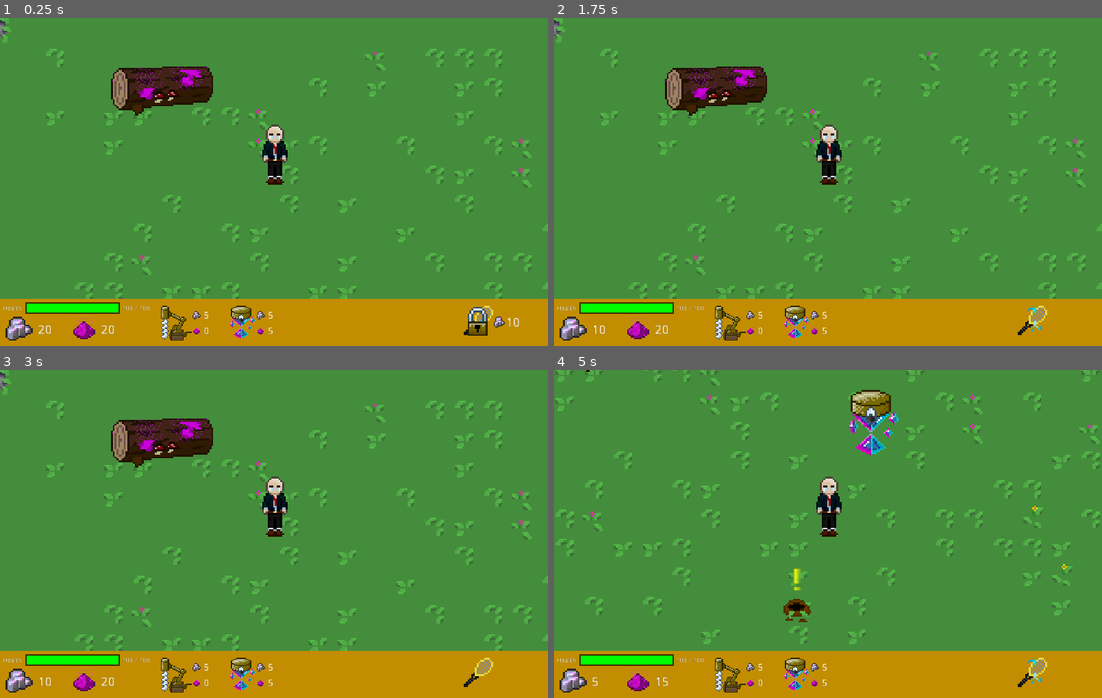
Above: before the commit, frames 1-4 (two rows, left to right).
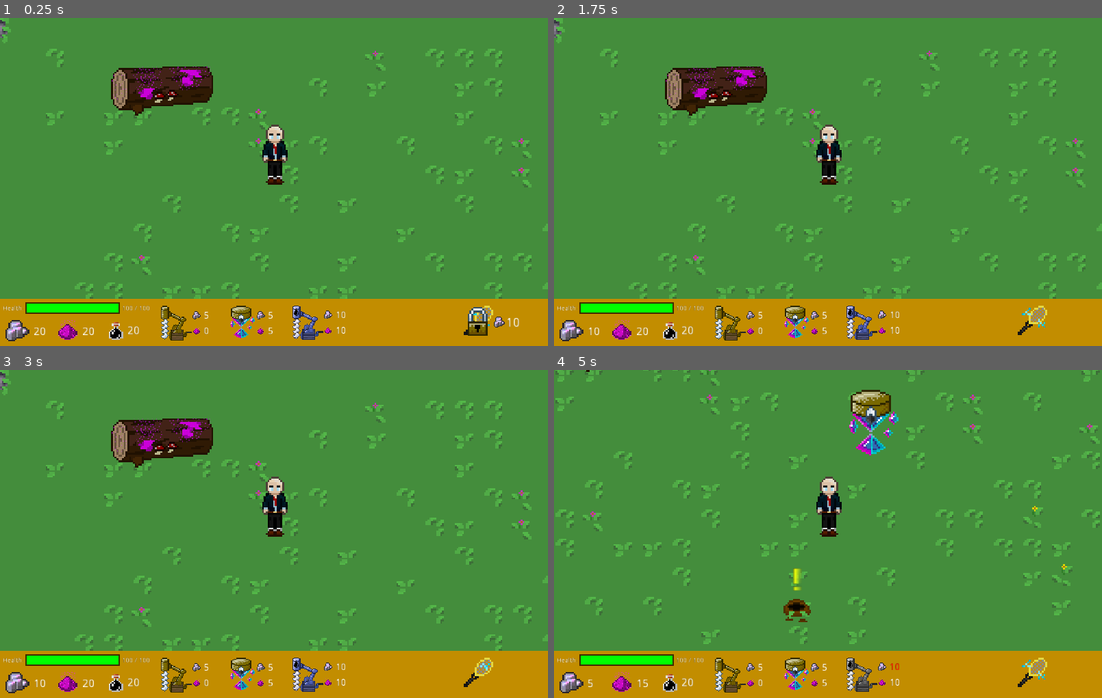
Above: after the commit, the same moments.

Repository: rakthalekk/CSC281-Project
Game: Godot game, scene res://src/Main.tscn
Two runs of this game, one before a commit and one after it. Both use one fixed random seed, a clock stepped at 60 frames per second and the inputs below.
Inputs (mouse positions are in pixels of both pictures, inside the frame that each line leads up to):
- Up to frame 1 (0.25 s): no input
- Up to frame 2 (1.75 s): click (1030, 323) at 0.5 s; click (860, 323) at 1.27 s
- Up to frame 3 (3 s): click (175, 675) at 2 s; click (241, 675) at 2.75 s
- Up to frame 4 (5 s): tap Enter at 3.5 s; move the mouse to (948, 517) at 3.52 s; press the mouse at (948, 517) at 3.53 s; hold D (right) 3.53-4.28 s; move the mouse to (718, 550) at 4.27 s; release the mouse at (718, 550) at 4.28 s; hold S (down) from 4.28 s (still down); tap E (interact_key) at 4.35 s

The runs differ from the first frame. In frame 1, 1.0% of the frame differs, in the area x 1-90%, y 87-99%; in frame 2, 1.1%; in frame 3, 1.0%; in frame 4, 1.1%.

Commit message:
Implemented Dragon Oil and the Dragon Oil Rig

Diff:
--- /dev/null
+++ b/281-Project/src/DragonOil.gd
@@ -0,0 +1,8 @@
+extends Area2D
+
+# This is the value for how much unobtainium is in a stack
+var count : int = 1
+
+func _on_DragonOil_body_entered(body):
+	queue_free() #this deletes the entity when it is collected
+	body.dragonOilCount += count
--- /dev/null
+++ b/281-Project/src/DragonOil.tscn
@@ -0,0 +1,22 @@
+[gd_scene load_steps=4 format=2]
+
+[ext_resource path="res://src/DragonOil.gd" type="Script" id=1]
+[ext_resource path="res://assets/Resources/Dragon Oil.png" type="Texture" id=2]
+
+[sub_resource type="RectangleShape2D" id=1]
+extents = Vector2( 28.5, 28.5 )
+
+[node name="DragonOil" type="Area2D"]
+collision_layer = 8
+script = ExtResource( 1 )
+
+[node name="DragonOil" type="Sprite" parent="."]
+position = Vector2( 2, -6 )
+scale = Vector2( 0.23, 0.23 )
+texture = ExtResource( 2 )
+
+[node name="CollisionShape2D" type="CollisionShape2D" parent="."]
+position = Vector2( 3.5, -4.5 )
+shape = SubResource( 1 )
+
+[connection signal="body_entered" from="." to="." method="_on_DragonOil_body_entered"]
--- a/281-Project/src/Drill.gd
+++ b/281-Project/src/Drill.gd
@@ -1,11 +1,18 @@
 extends Structure
+
+# Unobtainium Drill Variables
+var unobtainiumReward = 1 #The unobtainium produced
+const MAXCOUNT = 5 # Max unobtainium that can be at a miner before it will stop producing more
+var drillCooldownTime = 5 #Time in seconds it takes to mine an unobtainium ore
 
 const UNOBTAINIUM = preload("res://src/Unobtainium.tscn")
 
 #Instance will be used if the unobtainium is not spawned
 var inst = null
-# Max unobtainium that can be at a miner before it will stop producing more
-const MAXCOUNT = 5
+
+func _ready():
+	$"Timer".wait_time = drillCooldownTime;
+
 
 func _on_Timer_timeout():
 	#print("TIMER AT 0")
@@ -15,7 +22,7 @@
 		inst.position = Vector2(0, 64) #This is position relative to the center of the drill
 	else: # Add unobtainium to the instance if not beyond max count
 		if(inst.count < MAXCOUNT):
-			inst.count += 1
+			inst.count += unobtainiumReward
 		#print("Count is: " + str(inst.count) + " for miner at: " + str(get_position()))
 
 
--- a/281-Project/src/Fairy Dust Tree.gd
+++ b/281-Project/src/Fairy Dust Tree.gd
@@ -1,4 +1,8 @@
 extends StaticBody2D
+
+# Fairy Log Variables
+var logCooldown = [1,5] #[min time, max time] time in seconds
+var fairyDustReward = 1 #Amount of fairy dust collected from logs
 
 var spawnedTexture = load("res://assets/Map Elements/fairylogColored.png")
 var cooldownTexture = load("res://assets/Map Elements/fairylog.png")
@@ -22,10 +26,11 @@
 	parent.update_log_navigation(global_position)
 
 func harvested(body):
+	body.fairyDustCount += fairyDustReward
 	canHarvest = false
 	body.harvest_fairy_dust = false
 	sprite.texture = cooldownTexture
-	var waitTime = rng.randi_range(Global.logCooldown[0],Global.logCooldown[1])
+	var waitTime = rng.randi_range(logCooldown[0],logCooldown[1])
 	respawnTimer.wait_time = waitTime
 	respawnTimer.start()
 
--- a/281-Project/src/Global.gd
+++ b/281-Project/src/Global.gd
@@ -2,14 +2,12 @@
 
 var selected_item = null
 
-#HUD Item Costs [unobtainium cost, fairy dust cost]
-var fairySwatterCost = [10,0]
-var unobtainiumDrillCost = [5,0]
-var magicTurretCost = [5,5]
+#HUD Item Costs [unobtainium cost, fairy dust cost, dragon oil?]
+var fairySwatterCost = [10,0,0]
+var unobtainiumDrillCost = [5,0,0]
+var magicTurretCost = [5,5,0]
+var oilRigCost = [10,10,0]
 
-# Fairy Log Variables
-var logCooldown = [1,5] #[min time, max time] time in seconds
-var fairyDustReward = 1 #Amount of fairy dust collected from logs
 
 func reset_level():
 	get_tree().change_scene("res://src/Main.tscn")
--- a/281-Project/src/HUD.gd
+++ b/281-Project/src/HUD.gd
@@ -2,8 +2,10 @@
 
 const DRILL_IMG = preload("res://assets/Resources/drillcursor.png")
 const TURRET_IMG = preload("res://assets/Resources/turretcursor.png")
+const OILRIG_IMG = preload("res://assets/Resources/oilrigcursor.png")
 const ORE_IMG = preload("res://assets/Resources/ore.png")
 const DUST_IMG = preload("res://assets/Resources/Fairy Dust.png")
+const OIL_IMG = preload("res://assets/Resources/Dragon Oil.png")
 
 # Signal transmitted when the user unlocks the fairy swatter
 signal unlocked_fairy_swatter
@@ -13,6 +15,7 @@
 # Stored player stats
 var hudUnobtainiumCount = 0
 var hudFairyDustCount = 0
+var hudDragonOilCount = 0
 
 # Misc Constants for HUD
 onready var cooldownDisplay = $"Interact Display/Cooldown Display"
@@ -24,7 +27,7 @@
 onready var fairySwatterUCost = $"Fairy Swatter/Cost Object/Cost Number"
 onready var drillItem = $"Drill Item"
 onready var turretItem = $"Turret Item"
-
+onready var oilRigItem = $"Oil Rig Item"
 
 func _ready():
 	# Set price text box of fairy swatter
@@ -49,6 +52,9 @@
 
 	$"Fairy Dust Display/Number".set_text(str(player.fairyDustCount))
 	hudFairyDustCount = player.fairyDustCount
+
+	$"Dragon Oil Display/Number".set_text(str(player.dragonOilCount))
+	hudDragonOilCount = player.dragonOilCount
 
 	invalidPrices()
 
@@ -70,26 +76,38 @@
 
 	cantAfford(drillItem,Global.unobtainiumDrillCost,"res://assets/Structures/drillupscaled.png","res://assets/Structures/drillupscaled grayscale.png")
 	cantAfford(turretItem,Global.magicTurretCost,"res://assets/Structures/turret.png","res://assets/Structures/turret grayscale.png")
+	cantAfford(oilRigItem,Global.oilRigCost,"res://assets/Structures/dragon oil rig.png", "res://assets/Structures/dragon oil rig grayscale.png")
 
 
 func cantAfford(parentItem, globalCost, normalTexture, lockedTexture):
-	if(hudUnobtainiumCount < globalCost[0] || hudFairyDustCount < globalCost[1]):
+	var amounts = [hudUnobtainiumCount, hudFairyDustCount, hudDragonOilCount]
+	var resourceCount = 0
+	var hasResourceCount = 0
+	for node in parentItem.get_children():
+		var index = -1
+		resourceCount += 1
+		match node.name: # Get the index of the global array for each resource
+			"Unobtainium Cost":
+				index = 0
+			"Fairy Dust Cost":
+				index = 1
+			"Dragon Oil Cost":
+				index = 2
+			_:
+				resourceCount -= 1 #remove one since checked node isn't a resource label
+				print("Not a resource node: " + str(node.name))
+				continue
+		if(amounts[index] < globalCost[index]):
+			setText(node.get_node("Cost Number"), Color(1,0,0,1), str(globalCost[index]))
+		else:
+			setText(node.get_node("Cost Number"), Color(1,1,1,1), str(globalCost[index]))
+			hasResourceCount += 1
+	if(hasResourceCount == resourceCount):
+		parentItem.disabled = false
+		parentItem.texture_normal = load(normalTexture)
+	else:
 		parentItem.disabled = true
 		parentItem.texture_normal = load(lockedTexture)
-		if(hudUnobtainiumCount < globalCost[0]):
-			setText(parentItem.get_node("Unobtainium Cost").get_node("Cost Number"), Color(1,0,0,1), str(globalCost[0]))
-		else:
-			setText(parentItem.get_node("Unobtainium Cost").get_node("Cost Number"), Color(1,1,1,1), str(globalCost[0]))
-
-		if(hudFairyDustCount < globalCost[1]):
-			setText(parentItem.get_node("Fairy Dust Cost").get_node("Cost Number"), Color(1,0,0,1), str(globalCost[1]))
-		else:
-			setText(parentItem.get_node("Fairy Dust Cost").get_node("Cost Number"), Color(1,1,1,1), str(globalCost[1]))
-	else:
-		parentItem.disabled = false
-		parentItem.texture_normal = load(normalTexture)
-		setText(parentItem.get_node("Unobtainium Cost").get_node("Cost Number"), Color(1,1,1,1), str(globalCost[0]))
-		setText(parentItem.get_node("Fairy Dust Cost").get_node("Cost Number"), Color(1,1,1,1), str(globalCost[1]))
 
 
 func setText(node, color, text):
@@ -137,7 +155,7 @@
 		fairySwatterLock.visible = false
 		fairySwatterCostObj.visible = false
 		emit_signal("unlocked_fairy_swatter")
-		emit_signal("just_purchased", hudUnobtainiumCount, hudFairyDustCount);
+		emit_signal("just_purchased", hudUnobtainiumCount, hudFairyDustCount, hudDragonOilCount);
 
 
 func _on_Player_is_interacting(player):
@@ -158,13 +176,31 @@
 		if Global.selected_item == "drill":
 			hudUnobtainiumCount -= Global.unobtainiumDrillCost[0]
 			hudFairyDustCount -= Global.unobtainiumDrillCost[1]
-			if(hudUnobtainiumCount < Global.unobtainiumDrillCost[0] || hudFairyDustCount < Global.unobtainiumDrillCost[1]):
+			hudDragonOilCount -= Global.unobtainiumDrillCost[2]
+			if(hudUnobtainiumCount < Global.unobtainiumDrillCost[0] || hudFairyDustCount < Global.unobtainiumDrillCost[1] || hudDragonOilCount < Global.unobtainiumDrillCost[2]):
 				Global.selected_item = null
 				Input.set_custom_mouse_cursor(null)
 		elif Global.selected_item == "turret":
 			hudUnobtainiumCount -= Global.magicTurretCost[0]
 			hudFairyDustCount -= Global.magicTurretCost[1]
-			if(hudUnobtainiumCount < Global.magicTurretCost[0] || hudFairyDustCount < Global.magicTurretCost[1]):
+			hudDragonOilCount -= Global.magicTurretCost[2]
+			if(hudUnobtainiumCount < Global.magicTurretCost[0] || hudFairyDustCount < Global.magicTurretCost[1] || hudDragonOilCount < Global.magicTurretCost[2]):
 				Global.selected_item = null
 				Input.set_custom_mouse_cursor(null)
-		emit_signal("just_purchased", hudUnobtainiumCount, hudFairyDustCount);
+		elif Global.selected_item == "oilrig":
+			hudUnobtainiumCount -= Global.oilRigCost[0]
+			hudFairyDustCount -= Global.oilRigCost[1]
+			hudDragonOilCount -= Global.oilRigCost[2]
+			if(hudUnobtainiumCount < Global.oilRigCost[0] || hudFairyDustCount < Global.oilRigCost[1] || hudDragonOilCount < Global.oilRigCost[2]):
+				Global.selected_item = null
+				Input.set_custom_mouse_cursor(null)
+		emit_signal("just_purchased", hudUnobtainiumCount, hudFairyDustCount, hudDragonOilCount);
+
+
+func _on_Oil_Rig_Item_toggled(button_pressed):
+	if Global.selected_item != "oilrig":
+		Input.set_custom_mouse_cursor(OILRIG_IMG)
+		Global.selected_item = "oilrig"
+	else:
+		Input.set_custom_mouse_cursor(null)
+		Global.selected_item = null
--- a/281-Project/src/HUD.tscn
+++ b/281-Project/src/HUD.tscn
@@ -1,12 +1,14 @@
-[gd_scene load_steps=17 format=2]
+[gd_scene load_steps=19 format=2]
 
 [ext_resource path="res://assets/Structures/turret.png" type="Texture" id=1]
 [ext_resource path="res://assets/Resources/ore.png" type="Texture" id=2]
+[ext_resource path="res://assets/Resources/Dragon Oil.png" type="Texture" id=3]
 [ext_resource path="res://assets/Resources/Fairy Dust.png" type="Texture" id=4]
 [ext_resource path="res://assets/Structures/drillupscaled.png" type="Texture" id=5]
 [ext_resource path="res://assets/Resources/fairyswatter.png" type="Texture" id=6]
 [ext_resource path="res://src/HUD.gd" type="Script" id=7]
 [ext_resource path="res://assets/Resources/lockred.png" type="Texture" id=8]
+[ext_resource path="res://assets/Structures/dragon oil rig.png" type="Texture" id=9]
 
 [sub_resource type="AtlasTexture" id=1]
 atlas = ExtResource( 6 )
@@ -65,6 +67,9 @@
 rect_scale = Vector2( 0.5, 0.5 )
 toggle_mode = true
 texture_normal = ExtResource( 5 )
+__meta__ = {
+"_edit_use_anchors_": false
+}
 
 [node name="Unobtainium Cost" type="TextureRect" parent="Drill Item"]
 margin_left = 137.143
@@ -119,6 +124,9 @@
 rect_scale = Vector2( 0.5, 0.5 )
 toggle_mode = true
 texture_normal = ExtResource( 1 )
+__meta__ = {
+"_edit_use_anchors_": false
+}
 
 [node name="Unobtainium Cost" type="TextureRect" parent="Turret Item"]
 margin_left = 114.286
@@ -151,8 +159,68 @@
 rect_scale = Vector2( 0.6, 0.6 )
 texture = ExtResource( 4 )
 expand = true
+__meta__ = {
+"_edit_use_anchors_": false
+}
 
 [node name="Cost Number" type="RichTextLabel" parent="Turret Item/Fairy Dust Cost"]
+margin_left = 85.0
+margin_right = 149.0
+margin_bottom = 12.0
+rect_scale = Vector2( 5, 5 )
+text = "###"
+scroll_active = false
+__meta__ = {
+"_edit_use_anchors_": false
+}
+
+[node name="Oil Rig Item" type="TextureButton" parent="."]
+margin_left = 640.0
+margin_top = 631.0
+margin_right = 776.0
+margin_bottom = 783.0
+rect_scale = Vector2( 0.5, 0.5 )
+toggle_mode = true
+texture_normal = ExtResource( 9 )
+__meta__ = {
+"_edit_use_anchors_": false
+}
+
+[node name="Unobtainium Cost" type="TextureRect" parent="Oil Rig Item"]
+margin_left = 137.143
+margin_top = 22.8571
+margin_right = 201.143
+margin_bottom = 86.8571
+rect_scale = Vector2( 0.6, 0.6 )
+texture = ExtResource( 2 )
+__meta__ = {
+"_edit_use_anchors_": false
+}
+
+[node name="Cost Number" type="RichTextLabel" parent="Oil Rig Item/Unobtainium Cost"]
+margin_left = 85.0
+margin_right = 149.0
+margin_bottom = 12.0
+rect_scale = Vector2( 5, 5 )
+text = "###"
+scroll_active = false
+__meta__ = {
+"_edit_use_anchors_": false
+}
+
+[node name="Fairy Dust Cost" type="TextureRect" parent="Oil Rig Item"]
+margin_left = 137.143
+margin_top = 91.4286
+margin_right = 201.143
+margin_bottom = 155.429
+rect_scale = Vector2( 0.6, 0.6 )
+texture = ExtResource( 4 )
+expand = true
+__meta__ = {
+"_edit_use_anchors_": false
+}
+
+[node name="Cost Number" type="RichTextLabel" parent="Oil Rig Item/Fairy Dust Cost"]
 margin_left = 85.0
 margin_right = 149.0
 margin_bottom = 12.0
@@ -200,12 +268,15 @@
 
 [node name="Unobtainium Display" type="TextureRect" parent="."]
 margin_left = 8.0
-margin_top = 656.0
+margin_top = 663.0
 margin_right = 328.0
-margin_bottom = 936.0
-rect_scale = Vector2( 0.2, 0.2 )
-texture = ExtResource( 2 )
-expand = true
+margin_bottom = 943.0
+rect_scale = Vector2( 0.175, 0.175 )
+texture = ExtResource( 2 )
+expand = true
+__meta__ = {
+"_edit_use_anchors_": false
+}
 
 [node name="Number" type="RichTextLabel" parent="Unobtainium Display"]
 margin_left = 370.0
@@ -217,13 +288,16 @@
 scroll_active = false
 
 [node name="Fairy Dust Display" type="TextureRect" parent="."]
-margin_left = 152.0
-margin_top = 656.0
-margin_right = 472.0
-margin_bottom = 936.0
-rect_scale = Vector2( 0.2, 0.2 )
+margin_left = 120.0
+margin_top = 663.0
+margin_right = 440.0
+margin_bottom = 943.0
+rect_scale = Vector2( 0.175, 0.175 )
 texture = ExtResource( 4 )
 expand = true
+__meta__ = {
+"_edit_use_anchors_": false
+}
 
 [node name="Number" type="RichTextLabel" parent="Fairy Dust Display"]
 margin_left = 340.0
@@ -233,6 +307,30 @@
 rect_scale = Vector2( 10, 10 )
 text = "###"
 scroll_active = false
+
+[node name="Dragon Oil Display" type="TextureRect" parent="."]
+margin_left = 224.0
+margin_top = 661.0
+margin_right = 544.0
+margin_bottom = 941.0
+rect_scale = Vector2( 0.175, 0.175 )
+texture = ExtResource( 3 )
+expand = true
+__meta__ = {
+"_edit_use_anchors_": false
+}
+
+[node name="Number" type="RichTextLabel" parent="Dragon Oil Display"]
+margin_left = 308.571
+margin_top = 79.9995
+margin_right = 372.571
+margin_bottom = 91.9995
+rect_scale = Vector2( 10, 10 )
+text = "###"
+scroll_active = false
+__meta__ = {
+"_edit_use_anchors_": false
+}
 
 [node name="Interact Display" type="TextureRect" parent="."]
 anchor_left = 0.5
@@ -270,7 +368,6 @@
 [node name="Fairy Swatter" type="AnimatedSprite" parent="."]
 position = Vector2( 1048, 664 )
 frames = SubResource( 9 )
-frame = 4
 playing = true
 
 [node name="Fairy Swatter Lock" type="TextureButton" parent="Fairy Swatter"]
@@ -304,4 +401,5 @@
 
 [connection signal="toggled" from="Drill Item" to="." method="_on_Drill_Item_toggled"]
 [connection signal="toggled" from="Turret Item" to="." method="_on_Turret_Item_toggled"]
+[connection signal="toggled" from="Oil Rig Item" to="." method="_on_Oil_Rig_Item_toggled"]
 [connection signal="pressed" from="Fairy Swatter/Fairy Swatter Lock" to="." method="_on_Fairy_Swatter_Lock_pressed"]
--- a/281-Project/src/Main.gd
+++ b/281-Project/src/Main.gd
@@ -1,9 +1,15 @@
 extends Node2D
 
-const BULLET = preload("res://src/Bolt.tscn")
+# Structure References
 const DRILL = preload("res://src/Drill.tscn")
 const TURRET = preload("res://src/Turret.tscn")
+const OILRIG = preload("res://src/OilRig.tscn")
+
+# Enemy References
 const BUNNY = preload("res://src/Wonderbunny.tscn")
+
+# Misc References
+const BULLET = preload("res://src/Bolt.tscn")
 
 #signal update_resource_counts
 
@@ -45,7 +51,8 @@
 		var mouse_tile_pos = tilemap.map_to_world(tilemap.world_to_map(get_global_mouse_position()))
 		tile_highlight.rect_global_position = mouse_tile_pos
 
-		if Global.selected_item == "drill" && get_stone_tile_count(mouse_tile_pos) < 3:
+		## CHANGE OIL RIG WHEN OIL TILES ARE IMPLEMENTED
+		if (Global.selected_item == "drill" || Global.selected_item == "oilrig") && get_stone_tile_count(mouse_tile_pos) < 3:
 			tile_highlight.color = Color(1, 0, 0, 0.2)
 			valid_place = false
 		elif !check_no_nav_tiles(mouse_tile_pos):
@@ -94,7 +101,6 @@
 	structure_manager.add_child(inst)
 	inst.position = pos
 	structures.append(inst)
-	#emit_signal("update_resource_counts")
 
 
 func create_turret(pos: Vector2):
@@ -105,7 +111,15 @@
 	inst.position = pos
 	structures.append(inst)
 	inst.connect("make_bullet", self, "_on_make_bullet")
-	##emit_signal("update_resource_counts")
+
+# Create an oil rig at the location
+func create_oilrig(pos: Vector2):
+	update_tile_navigation(pos, true)
+
+	var inst = OILRIG.instance()
+	structure_manager.add_child(inst)
+	inst.position = pos
+	structures.append(inst)
 
 
 func update_tile_navigation(pos: Vector2, disable_nav: bool):
@@ -150,10 +164,15 @@
 			if pos.distance_to(s.position) <= 100:
 				return;
 
-		if Global.selected_item == "drill":
-			create_drill(pos)
-		elif Global.selected_item == "turret":
-			create_turret(pos)
+		match Global.selected_item:
+			"drill":
+				create_drill(pos)
+			"turret":
+				create_turret(pos)
+			"oilrig":
+				create_oilrig(pos)
+			_:
+				print("Invalid structure being placed: " + str(Global.selected_item))
 
 
 func _on_EnemyPathingTimer_timeout():
--- /dev/null
+++ b/281-Project/src/OilRig.gd
@@ -0,0 +1,30 @@
+extends Structure
+
+# Dragon Oil Rig Variables
+var dragonOilReward = 1 #The dragon oil produced
+const MAXCOUNT = 5 # Max dragon oil that can be at a miner before it will stop producing more
+var oilRigCooldownTime = 1 #Time in seconds it takes to mine an dragon oil
+
+const DRAGONOIL = preload("res://src/DragonOil.tscn")
+
+#Instance will be used if the dragon oil is not spawned
+var inst = null
+
+func _ready():
+	$"Timer".wait_time = oilRigCooldownTime;
+
+
+func _on_Timer_timeout():
+	#print("TIMER AT 0")
+	if(!is_instance_valid(inst)): # Check for if the dragon oil is gone/collected
+		inst = DRAGONOIL.instance()
+		add_child(inst)
+		inst.position = Vector2(0, 64) #This is position relative to the center of the oil rig
+	else: # Add dragon oil to the instance if not beyond max count
+		if(inst.count < MAXCOUNT):
+			inst.count += dragonOilReward
+		#print("Count is: " + str(inst.count) + " for miner at: " + str(get_position()))
+
+
+func _on_InvincibilityTimer_timeout():
+	end_invulnerability()
--- /dev/null
+++ b/281-Project/src/OilRig.tscn
@@ -0,0 +1,104 @@
+[gd_scene load_steps=8 format=2]
+
+[ext_resource path="res://src/OilRig.gd" type="Script" id=1]
+[ext_resource path="res://assets/Structures/dragon oil rig.png" type="Texture" id=2]
+
+[sub_resource type="RectangleShape2D" id=1]
+extents = Vector2( 24, 26 )
+
+[sub_resource type="Animation" id=3]
+length = 0.001
+tracks/0/type = "value"
+tracks/0/path = NodePath("Sprite:frame")
+tracks/0/interp = 1
+tracks/0/loop_wrap = true
+tracks/0/imported = false
+tracks/0/enabled = true
+tracks/0/keys = {
+"times": PoolRealArray( 0 ),
+"transitions": PoolRealArray( 1 ),
+"update": 0,
+"values": [ 0 ]
+}
+
+[sub_resource type="Animation" id=2]
+resource_name = "idle"
+tracks/0/type = "value"
+tracks/0/path = NodePath("Sprite:frame")
+tracks/0/interp = 1
+tracks/0/loop_wrap = true
+tracks/0/imported = false
+tracks/0/enabled = true
+tracks/0/keys = {
+"times": PoolRealArray( 0 ),
+"transitions": PoolRealArray( 1 ),
+"update": 1,
+"values": [ 0 ]
+}
+
+[sub_resource type="Animation" id=16]
+length = 0.001
+tracks/0/type = "value"
+tracks/0/path = NodePath("Sprite:visible")
+tracks/0/interp = 1
+tracks/0/loop_wrap = true
+tracks/0/imported = false
+tracks/0/enabled = true
+tracks/0/keys = {
+"times": PoolRealArray( 0 ),
+"transitions": PoolRealArray( 1 ),
+"update": 1,
+"values": [ true ]
+}
+
+[sub_resource type="Animation" id=15]
+resource_name = "invulnerable"
+length = 0.2
+loop = true
+tracks/0/type = "value"
+tracks/0/path = NodePath("Sprite:visible")
+tracks/0/interp = 1
+tracks/0/loop_wrap = true
+tracks/0/imported = false
+tracks/0/enabled = true
+tracks/0/keys = {
+"times": PoolRealArray( 0, 0.1, 0.2 ),
+"transitions": PoolRealArray( 1, 1, 1 ),
+"update": 1,
+"values": [ true, false, true ]
+}
+
+[node name="OilRig" type="StaticBody2D"]
+collision_layer = 260
+collision_mask = 3
+script = ExtResource( 1 )
+
+[node name="CollisionShape2D" type="CollisionShape2D" parent="."]
+position = Vector2( 0, 2 )
+shape = SubResource( 1 )
+
+[node name="Sprite" type="Sprite" parent="."]
+position = Vector2( 0, -48 )
+texture = ExtResource( 2 )
+
+[node name="Timer" type="Timer" parent="."]
+wait_time = 3.0
+autostart = true
+__meta__ = {
+"_editor_description_": "Timer for spawning unobtainium."
+}
+
+[node name="AnimationPlayer" type="AnimationPlayer" parent="."]
+anims/RESET = SubResource( 3 )
+anims/idle = SubResource( 2 )
+
+[node name="EffectsAnimationPlayer" type="AnimationPlayer" parent="."]
+anims/RESET = SubResource( 16 )
+anims/invulnerable = SubResource( 15 )
+
+[node name="InvincibilityTimer" type="Timer" parent="."]
+wait_time = 1.3
+one_shot = true
+
+[connection signal="timeout" from="Timer" to="." method="_on_Timer_timeout"]
+[connection signal="timeout" from="InvincibilityTimer" to="." method="_on_InvincibilityTimer_timeout"]
--- a/281-Project/src/Player.gd
+++ b/281-Project/src/Player.gd
@@ -36,6 +36,7 @@
 # Current resources of the player
 var unobtainiumCount : int = 20
 var fairyDustCount : int = 20
+var dragonOilCount : int = 20
 var knockback = false
 var attacking = false
 var manual_mining = false
@@ -52,6 +53,7 @@
 # Used to detect when the players' stats have changed to update the HUD
 var prevUCount : int = unobtainiumCount
 var prevFDCount : int = fairyDustCount
+var prevDOCount : int = dragonOilCount
 var prevHealth : int = health
 
 # Used to check whether the player has specific things
@@ -91,7 +93,11 @@
 	move_and_slide(velocity)
 
 	# Stat Checking - will emit signal if stats changed
-	if(unobtainiumCount != prevUCount || fairyDustCount != prevFDCount || health != prevHealth):
+	if(unobtainiumCount != prevUCount || fairyDustCount != prevFDCount || dragonOilCount != prevDOCount || health != prevHealth):
+		prevUCount = unobtainiumCount
+		prevFDCount  = fairyDustCount
+		prevDOCount  = dragonOilCount
+		prevHealth = health
 		emit_signal("player_stats_changed", self)
 
 	# Handles Manual Mining
@@ -202,16 +208,17 @@
 	hasFairySwatter = true;
 
 
-func _on_HUD_just_purchased(hudUnobtainiumCount, hudFairyDustCount):
+func _on_HUD_just_purchased(hudUnobtainiumCount, hudFairyDustCount, hudDragonOilCount):
 	unobtainiumCount = hudUnobtainiumCount
 	fairyDustCount = hudFairyDustCount
+	dragonOilCount = hudDragonOilCount
 	emit_signal("player_stats_changed", self)
 
 
 func _on_HarvestTimer_timeout():
 	if(nearLog != null):
 		if(nearLog.canHarvest):
-			fairyDustCount += Global.fairyDustReward
+			#fairyDustCount += fairyDustReward
 			nearLog.harvested(self)
 	else:
 		print("SOMEHOW NEARTREE IS NULL??")
